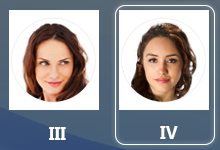
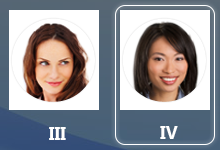
Layered file, before and after one edit (220x150). Changes by layer:
added layer "Layer 2" above "Layer 1" over (119, 10, 210, 110)
